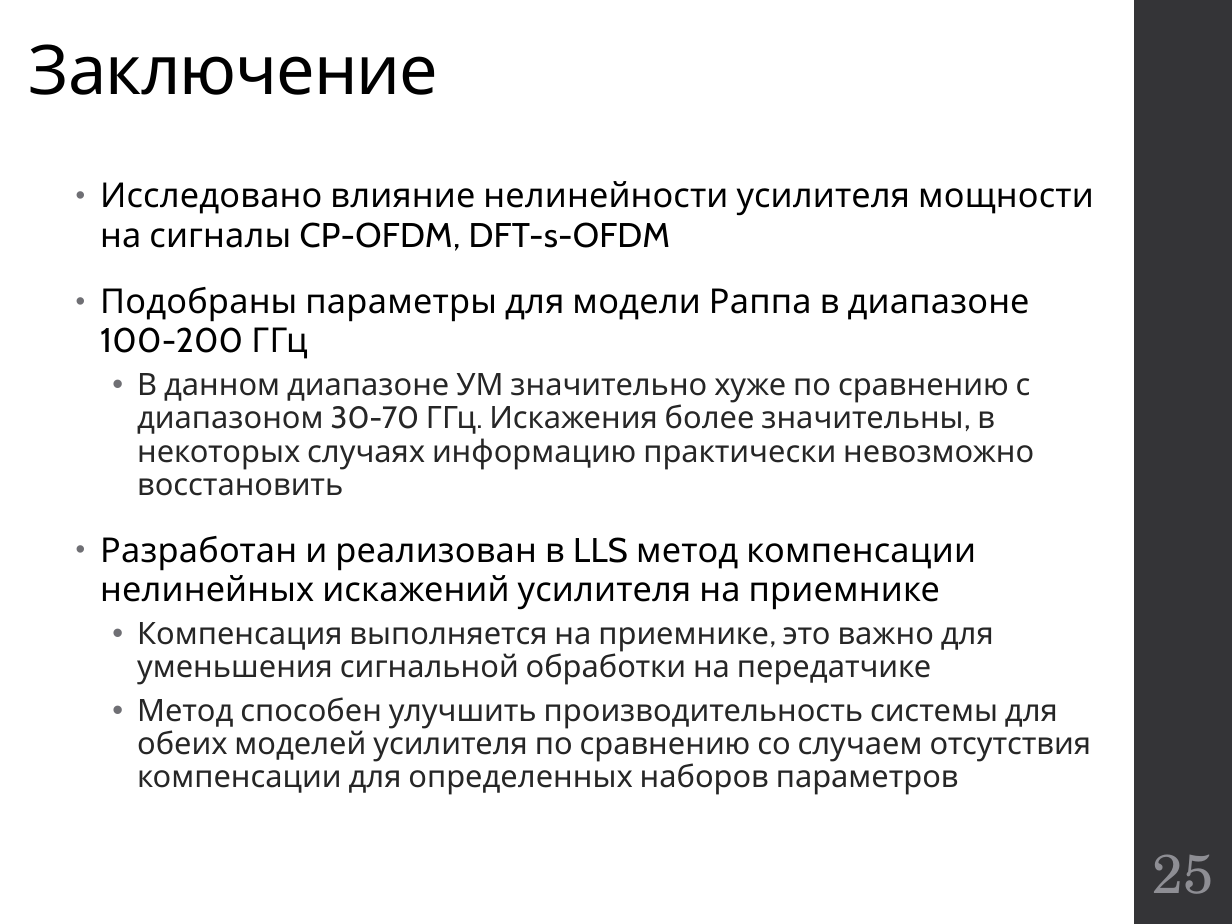
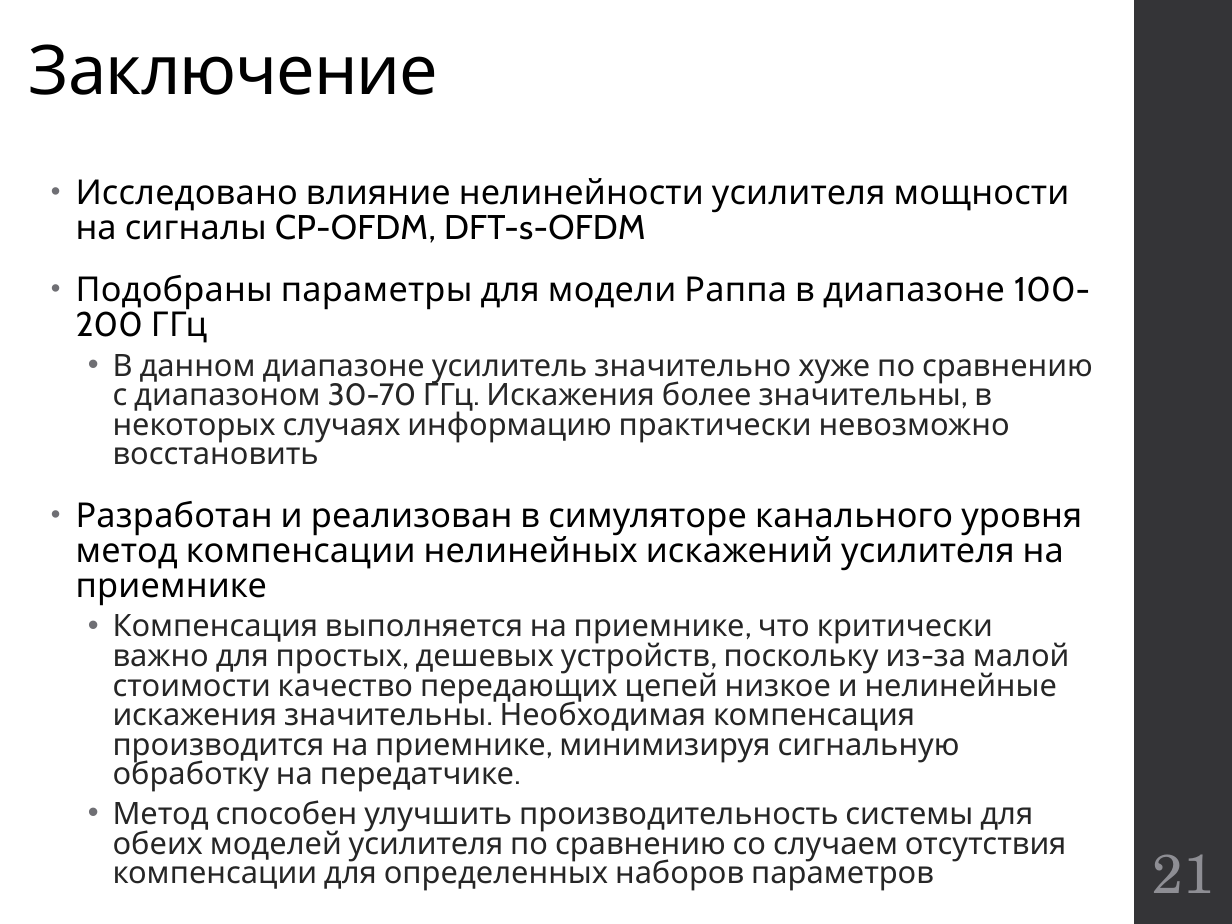
Before and after one commit to kannab98/graduation-paper, a slide deck: slide 21 of Presentation.pptx (slide 25 before the commit). Drawn at 1232x924 pixels with LibreOffice and Linux fonts; fonts in the diff are those of the drawing. Boxes give left, top, right and bottom in pixels: in the first picture for what was removed or moved away, otherwise in the second. Text is boxed around its words. In the diff, an @@ line names an element or a change of style, - is before the commit and + after.

```diff
--- a/Presentation.pptx
+++ b/Presentation.pptx
@@ text "Исследовано влияние нелинейности усилителя мощности ...": place and size @@
-text "Исследовано влияние нелинейности усилителя мощности ..." at bbox=[100, 181, 1094, 795]
+text "Исследовано влияние нелинейности усилителя мощности ..." at bbox=[76, 178, 1093, 862]
@@ text at bbox=[76, 178, 1090, 862]: line spacing 0.95 to 0.85; line spacing 0.9 to 0.8 @@
@@ text at bbox=[76, 354, 1093, 792]: text changed @@
-  • В данном диапазоне УМ значительно хуже по сравнению с диапазоном 30-70 ГГц. Искажения более значительны, в некоторых случаях информацию практически невозможно восстановить
-• Разработан и реализован в LLS метод компенсации нелинейных искажений усилителя на приемнике
-  • Компенсация выполняется на приемнике, это важно для уменьшения сигнальной обработки на передатчике
+  • В данном диапазоне усилитель значительно хуже по сравнению с диапазоном 30-70 ГГц. Искажения более значительны, в некоторых случаях информацию практически невозможно восстановить
+• Разработан и реализован в симуляторе канального уровня метод компенсации нелинейных искажений усилителя на приемнике
+  • Компенсация выполняется на приемнике, что критически важно для простых, дешевых устройств, поскольку из-за малой стоимости качество передающих цепей низкое и нелинейные искажения значительны. Необходимая компенсация производится на приемнике, минимизируя сигнальную обработку на передатчике.
@@ page number at bbox=[1153, 854, 1214, 893]: text changed @@
-25
+21
```
Also in this commit, not shown: 8 other slides changed, 1 slide added, 10 other files.
